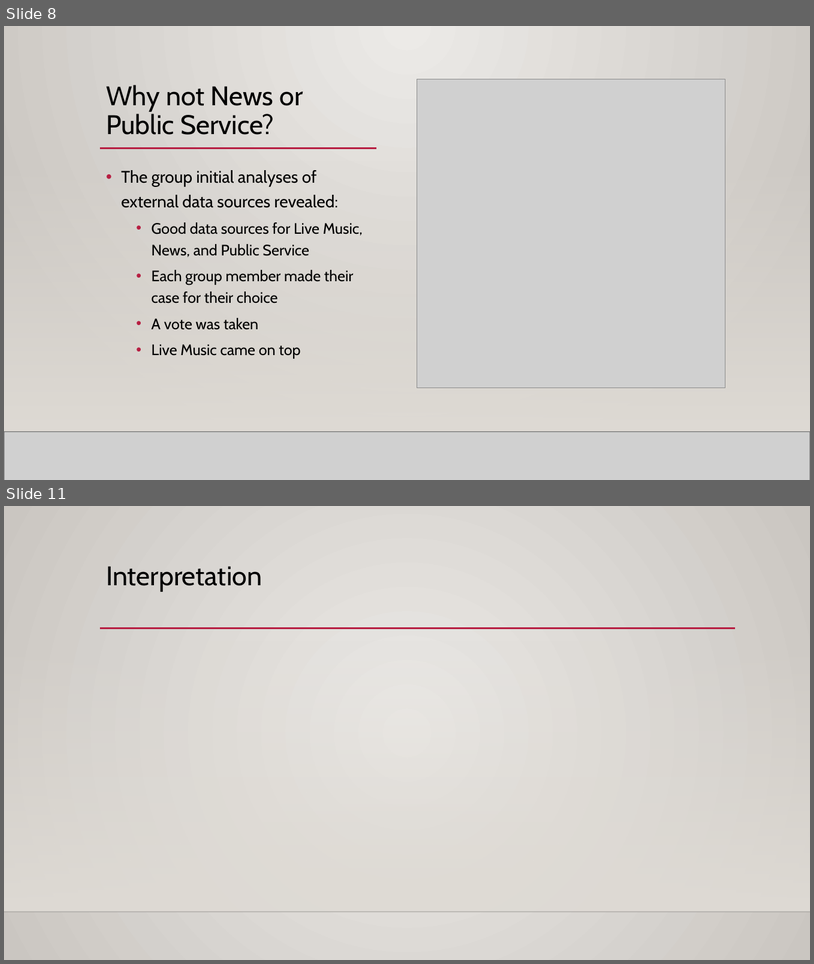
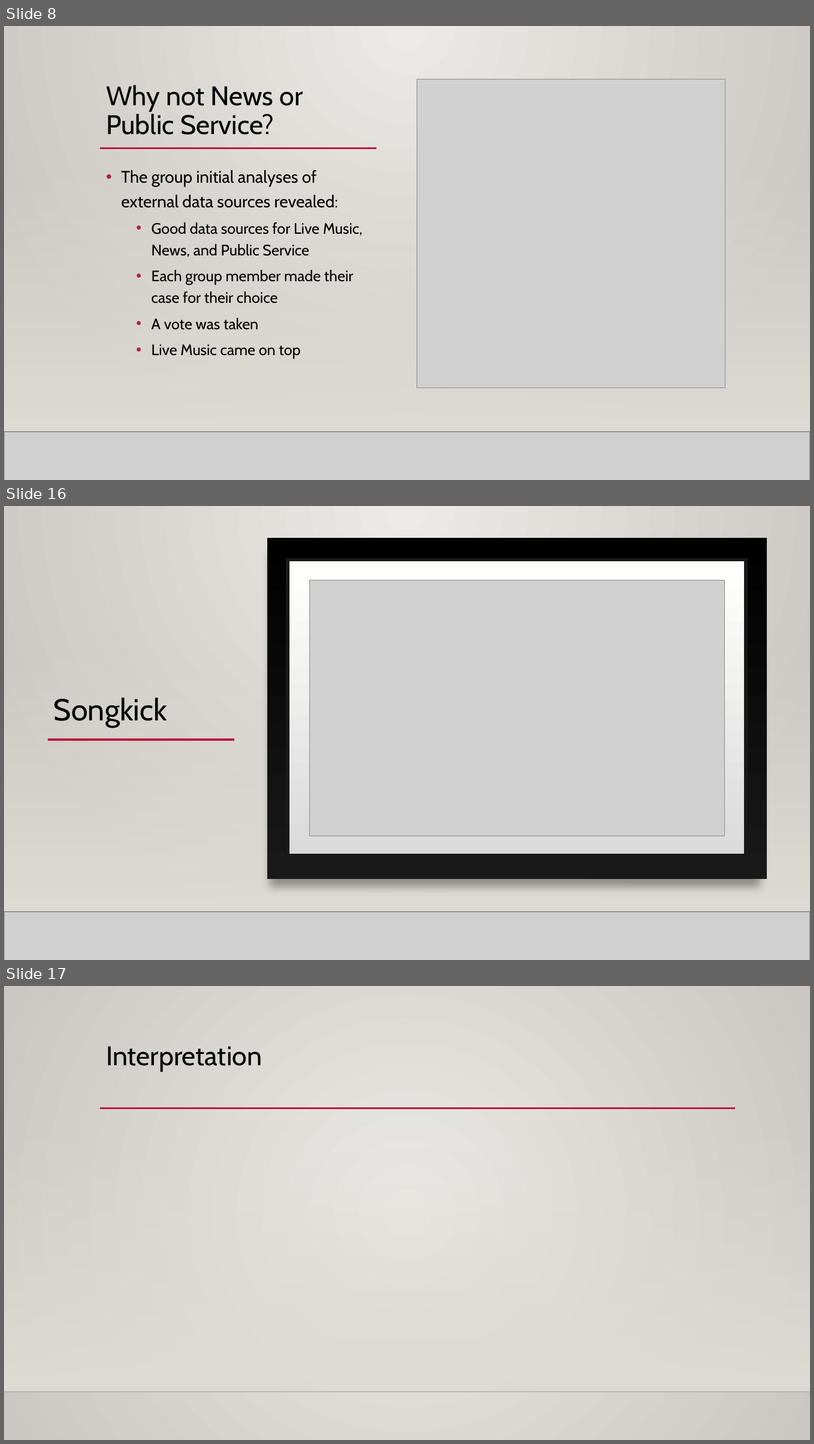
Before and after one commit to mahyarshu/Gigalytics, a slide deck: documents/Presentation/Innovators.pptx. Shown one above the other, each under a label of ours: slides 8 and 11 before the commit, slides 8, 16 and 17 after it; the slides between them are not shown. The pictures are 814x964 and 814x1444 pixels, drawn with LibreOffice and Linux fonts; fonts in the diff are those of the drawing; grey boxes stand for pictures; background and template pictures are left out. Boxes give left, top, right and bottom in pixels: in the first picture for what was removed or moved away, otherwise in the second. Text is boxed around its words. In the diff, an @@ line names an element or a change of style, - is before the commit and + after.

```diff
--- a/documents/Presentation/Innovators.pptx
+++ b/documents/Presentation/Innovators.pptx
@@ slide 16 added at <box>4,506,810,960</box>, background gradient #ECEAE7 to #CAC7C1; not listed: 3 template elements that a slide beside it also shows @@
@@ rectangle added at <box>4,506,810,960</box>, fill gradient #ECEAE7 to #CAC7C1 @@
@@ rectangle added at <box>267,538,767,879</box>, fill gradient #000001 to #191919 @@
@@ rectangle added at <box>288,560,746,855</box>, fill gradient #DADADA to #FFFFFE, outline #191919 4 pt @@
@@ picture added at <box>309,580,725,835</box> @@
@@ rectangle added at <box>4,640,810,912</box>, fill gradient #DFDBD5 @@
@@ rectangle added at <box>4,640,810,912</box>, fill gradient #DFDBD5 @@
@@ title added at <box>54,697,167,727</box>, 36 pt, text #000000 @@
+Songkick
@@ line added from (48, 739) to (234, 739), #B71E42 2.5 pt @@
@@ line added from (164, 739) to (735, 739), #B71E42 2.5 pt @@
@@ line added from (4, 912) to (810, 912), #000001 1 pt @@
@@ picture added at <box>4,912,810,960</box> @@
@@ line added from (4, 912) to (810, 912), #000001 1 pt @@
@@ what was slide 11 is now slide 17 @@
```
Also in this commit, not shown: 3 slides changed, 6 other slides added.
